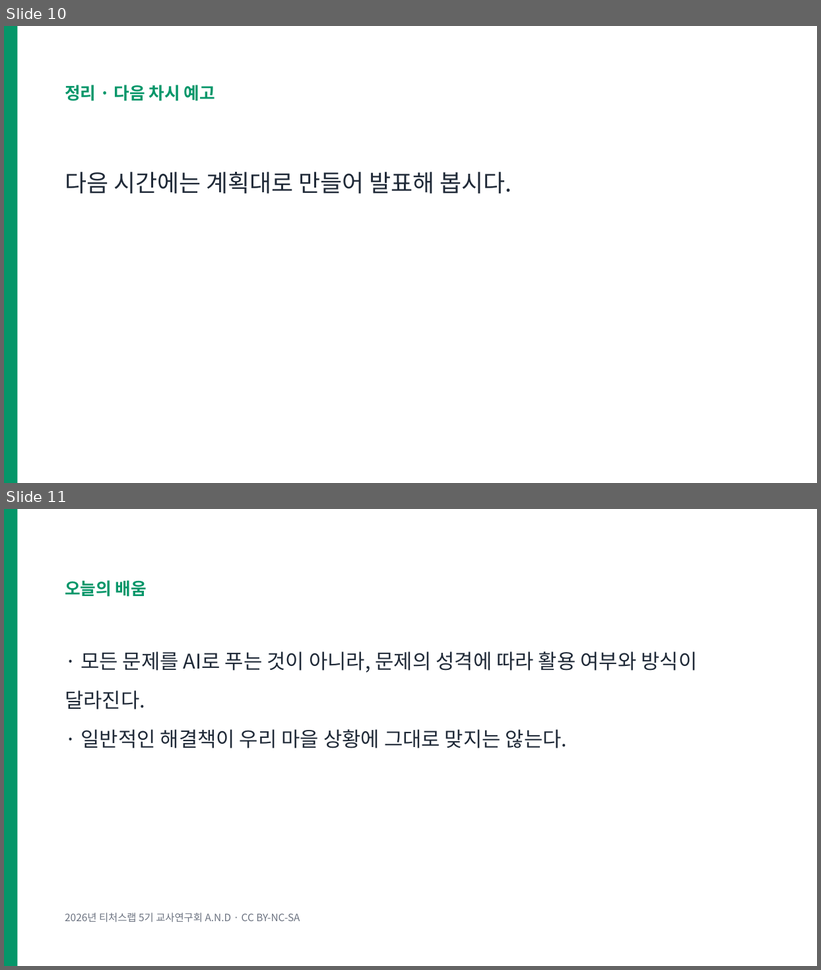
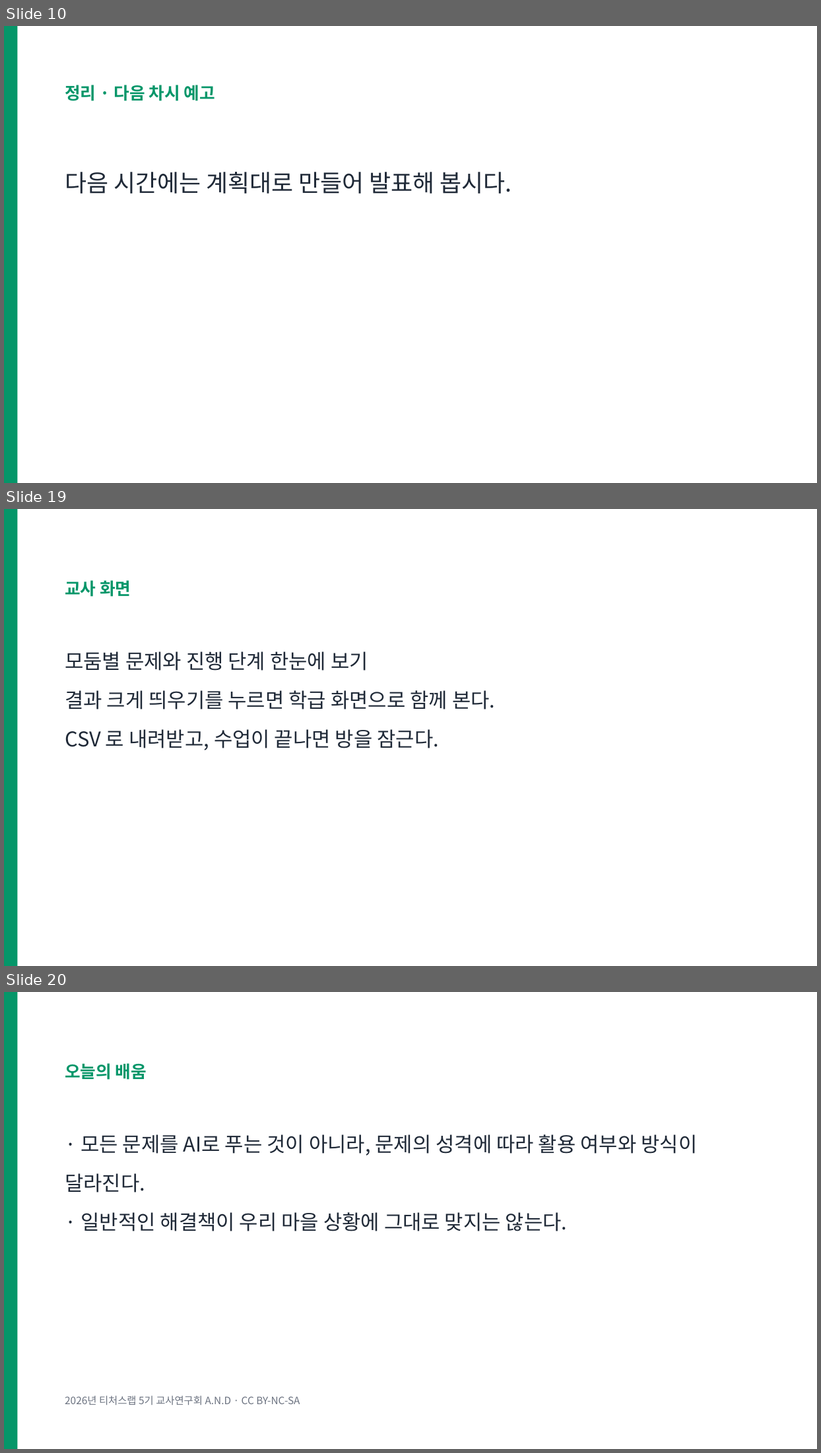
Before and after one commit to legoschool/wise-ai, a slide deck: files/WISE_L11_수업.pptx. Shown one above the other, each under a label of ours: slides 10 and 11 before the commit, slides 10, 19 and 20 after it; the slides between them are not shown. The pictures are 821x970 and 821x1453 pixels, drawn with LibreOffice and Linux fonts; fonts in the diff are those of the drawing. Boxes give left, top, right and bottom in pixels: in the first picture for what was removed or moved away, otherwise in the second. Text is boxed around its words. In the diff, an @@ line names an element or a change of style, - is before the commit and + after.

```diff
--- a/files/WISE_L11_수업.pptx
+++ b/files/WISE_L11_수업.pptx
@@ slide 19 added at [4,509,817,966], background #FFFFFF @@
@@ rectangle added at [4,509,17,966], fill #059669 @@
@@ text added at [65,580,131,597], 20 pt, text #059669, bold @@
+교사 화면
@@ text added at [65,652,495,751], 24 pt, text #1F2937 @@
+모둠별 문제와 진행 단계 한눈에 보기
+결과 크게 띄우기를 누르면 학급 화면으로 함께 본다.
+CSV 로 내려받고, 수업이 끝나면 방을 잠근다.
@@ what was slide 11 is now slide 20 @@
```
Also in this commit, not shown: 1 slide changed, 8 other slides added, 35 other files.
